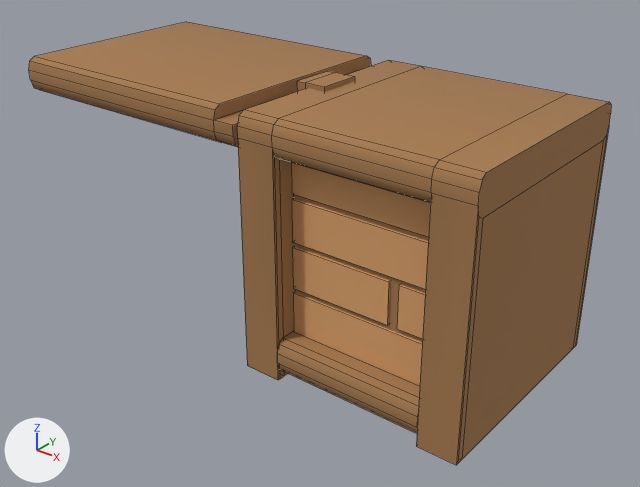
One commit to the FBX model Assets/Graphics/Models/Cabinets/Counter_Door.fbx: the scene before it, then after it.
The view is the same before and after, from a 50 mm lens placed at (4.06, -4.81, 3.64), pointed at (0.22, -0.02, 0.66). The axes (+X, +Y, +Z) are drawn at lower left. The lights are the same throughout. Mesh edges are drawn as thin lines. Where no turn or scale is listed for an object, it has been applied to the vertices.

In view in the first picture: 'Environment_Counter_Door'.
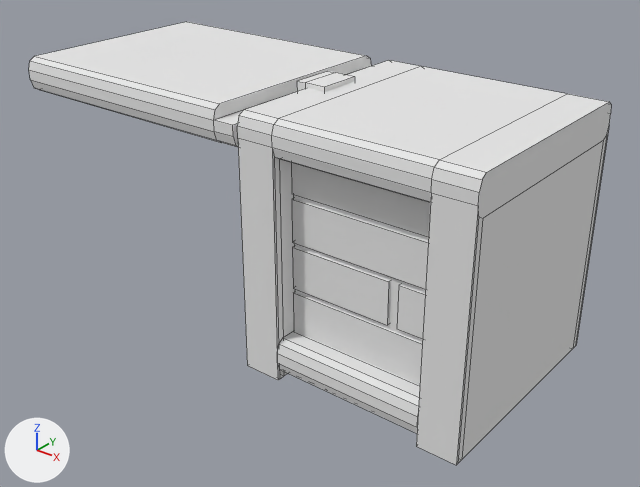
Boxes (x1, y1, x2, y2) around the edits, measured in the pictures (640 x 487 px):
```json
{"object": "Environment_Counter_Door", "change": "recoloured", "before": [29, 22, 611, 465], "after": [29, 22, 611, 465], "on screen": "brown to white"}
```

Edits to the scene script, one JSON object a line:
```json
{"op": "add", "block": "mat_atlas_003", "code": ["mat_atlas_003 = principled_material('Atlas.003')", "mat_atlas_003.base_color = (0.8, 0.8, 0.8)  # white #e7e7e7", "mat_atlas_003.roughness = 1.0"]}
{"block": "me_environment_counter_door", "where": "me_environment_counter_door.from_pydata(...)  # 232 vertices, 169 faces; spans x -2.0..2.0, y -0.88..0.88, z 0.0..1.96"}
{"op": "remove", "block": "me_environment_counter_door", "code": "me_environment_counter_door.materials.append(mat_atlas)  # picture img_sushi_atlas_png"}
{"op": "add", "block": "me_environment_counter_door", "code": "me_environment_counter_door.materials.append(mat_atlas_003)  # white #e7e7e7"}
```
